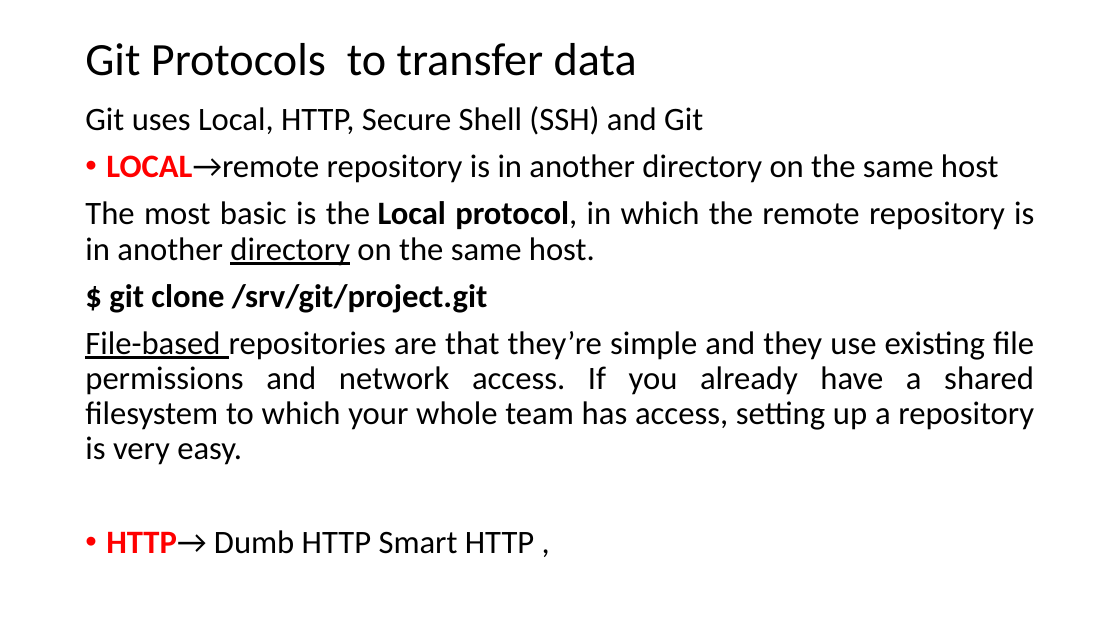
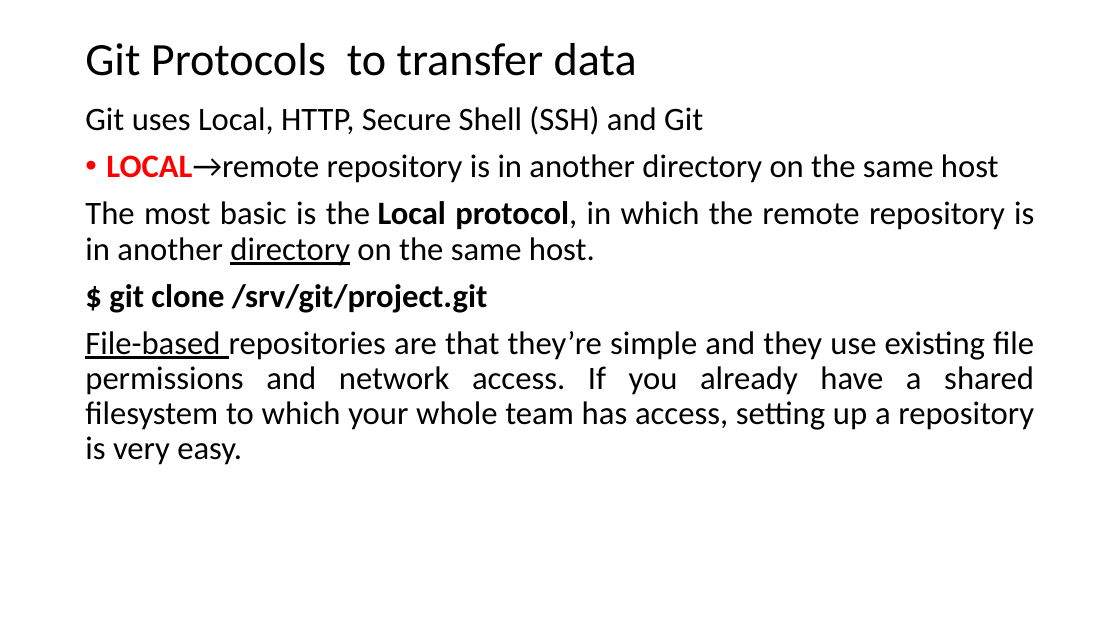
Before and after one commit to mhgulen/Dosyalar, a slide deck: slide 16 of Version Control Protocols.pptx. Drawn at 1120x630 pixels with LibreOffice and Linux fonts; fonts in the diff are those of the drawing. Boxes give left, top, right and bottom in pixels: in the first picture for what was removed or moved away, otherwise in the second. Text is boxed around its words. In the diff, an @@ line names an element or a change of style, - is before the commit and + after.

```diff
--- a/Version Control Protocols.pptx
+++ b/Version Control Protocols.pptx
@@ text at <box>106,530,534,554</box>: paragraph removed @@
-• HTTP→ Dumb HTTP Smart HTTP ,
```
Also in this commit, not shown: 2 other slides changed, 14 other files.
